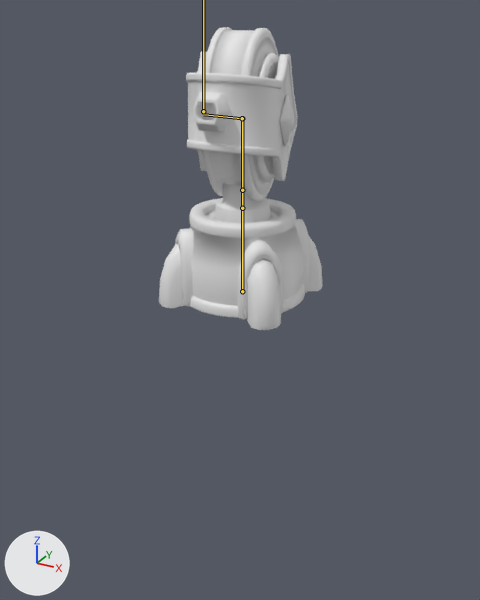
One commit to the FBX model Assets/Towers/Basic Tower/Models/BlastTower_Level1.fbx: the scene before it, then after it.
Before and after are seen from a 50 mm lens placed at (2.15, -3.94, 4.01), pointed at (-0.03, 0.02, 2.03). The axes (+X, +Y, +Z) are drawn at lower left. The lights are the same throughout. Both versions are drawn at frame 2 of the action 'Armature|Build'; the numbers are the values there. The bones that bend it are drawn over the model as lines.

The first picture shows 'Level 1 Turret'.
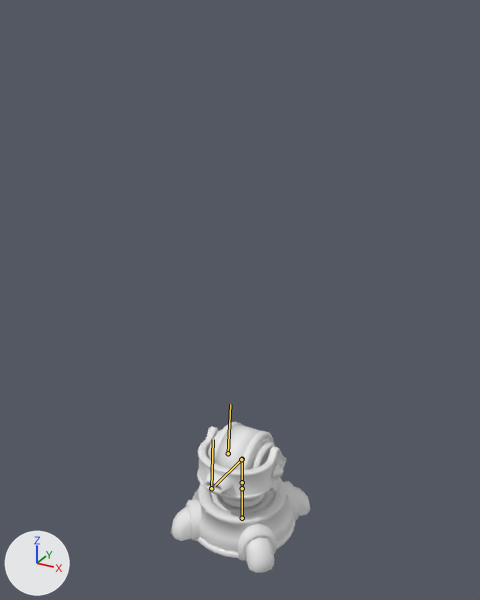
What differs and where, as boxes [x1, y1, x2, y2] in the pictures (480 x 600 px):
'Level 1 Turret', posed (15% narrower, 50% shorter): before [159, 27, 322, 330]; after [171, 422, 310, 573]
bone 'Bone_Base', root to tip: before (242, 291) to (242, 208); after (242, 518) to (242, 488)

The change, as a list of edits to the scene's bpy script:
```text
Change bone_bone_base:
    where bone_bone_base = bpy.data.objects['Armature'].pose.bones['Bone_Base']
    bone_bone_base.location: (0.0, 2.112, 0.0) -> (0.0, 0.0, 0.0)
    bone_bone_base.scale: (1.0, 2.0, 1.0) -> (1.0, 1.0, 1.0)
```
